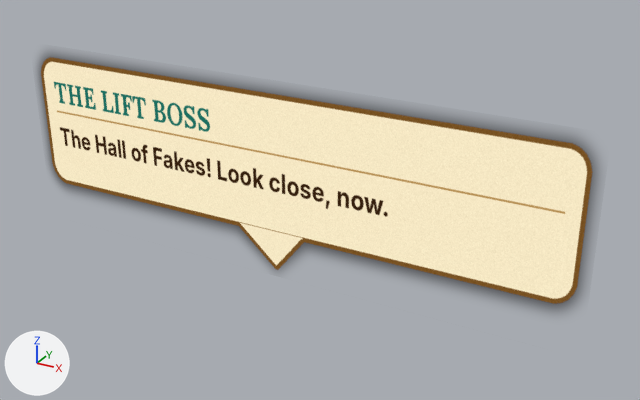
What one commit did to the glTF model sb_operator_s_hall.glb.
One viewpoint serves both versions: a 50 mm lens placed at (2.05, -3.29, 1.61), pointed at (0.2, 0.07, -0.07). The axes (+X, +Y, +Z) are drawn at lower left. The lights are the same throughout. The picture after the commit comes second. Vertices at exactly the same position are counted once.

In view in the first picture: 'spire'.
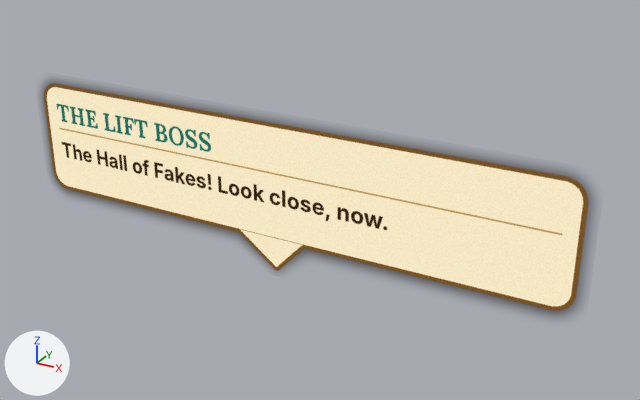
The newer file is also rescaled (x1.175), turned or shifted as a whole; pictures and numbers use the older file's frame.

Changed parts and their boxes (x1, y1, x2, y2) in the pictures (640 x 400 px):
'spire', reshaped (8% shorter): before (40, 55, 595, 308); after (43, 82, 591, 315)

The change, as a list of edits to the scene's bpy script:
```text
Change me_spire:
    used by ob_spire; location = (0.0, 0.0, 0.0)
    remove me_spire.from_pydata(...)  # 4 vertices, 2 faces; spans x -1.49..1.49, y 0.0, z -0.5..0.5
    add me_spire.from_pydata(...)  # 4 vertices, 2 faces; spans x -1.49..1.49, y 0.0, z -0.5..0.35
    me_spire part 1
    me_spire.vertices[2].co: (1.49, 0.0, 0.5) -> (1.49, 0.0, 0.35)
    me_spire.vertices[3].co: (-1.49, 0.0, 0.5) -> (-1.49, 0.0, 0.35)
```
